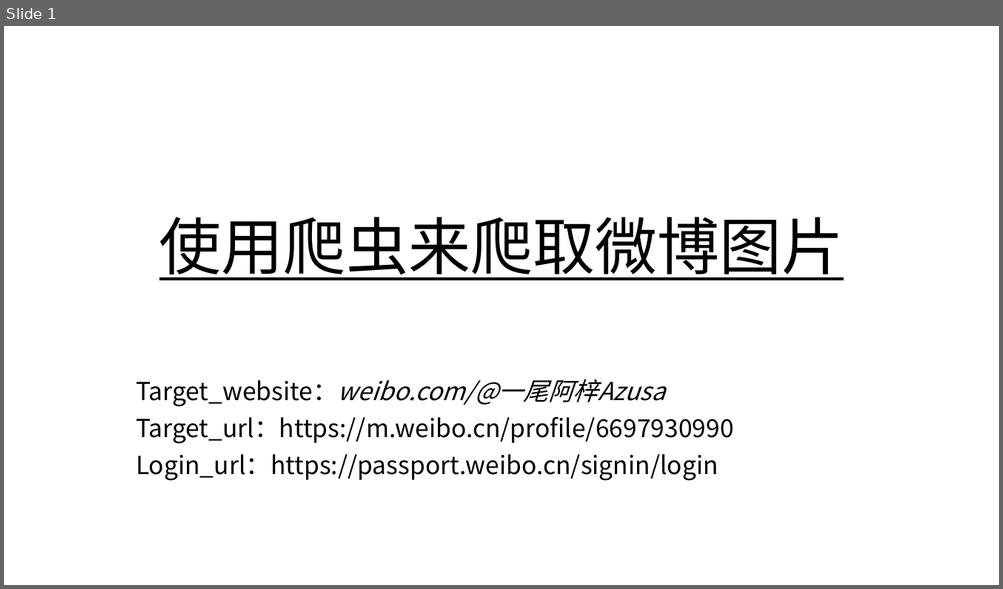
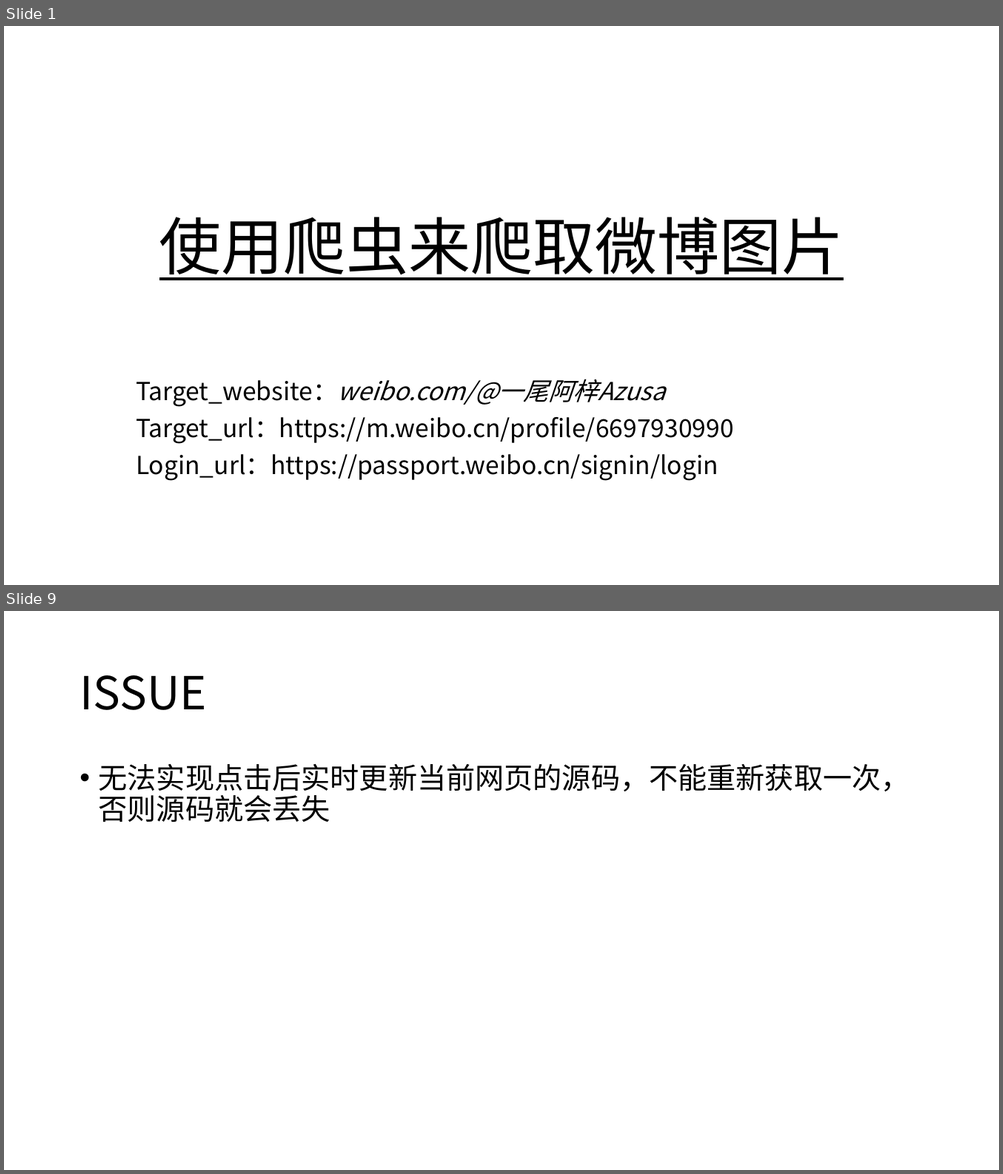
Before and after one commit to iunchen/ScrapySelf, a slide deck: Solution_v2.0.pptx. Shown one above the other, each under a label of ours: slide 1 before the commit, slides 1 and 9 after it; the slides between them are not shown. The pictures are 1003x589 and 1003x1174 pixels, drawn with LibreOffice and Linux fonts; fonts in the diff are those of the drawing. Boxes give left, top, right and bottom in pixels: in the first picture for what was removed or moved away, otherwise in the second. Text is boxed around its words. In the diff, an @@ line names an element or a change of style, - is before the commit and + after.

```diff
--- a/Solution_v2.0.pptx
+++ b/Solution_v2.0.pptx
@@ slide 9 added at box(4, 611, 999, 1170), background #FFFFFF @@
@@ title added at box(79, 675, 206, 710), 44 pt, text #000000 @@
+ISSUE
@@ text added at box(99, 764, 910, 822), 28 pt, text #000000 @@
+• 无法实现点击后实时更新当前网页的源码，不能重新获取一次，否则源码就会丢失
```
Also in this commit, not shown: 6 slides changed, 5 other slides added.
